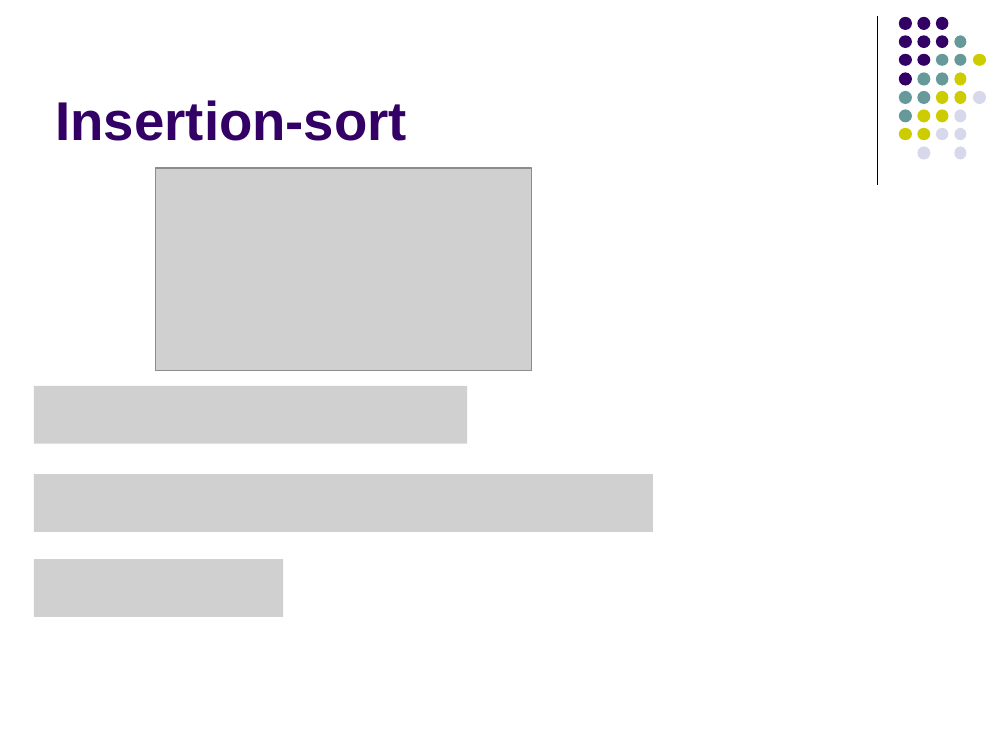
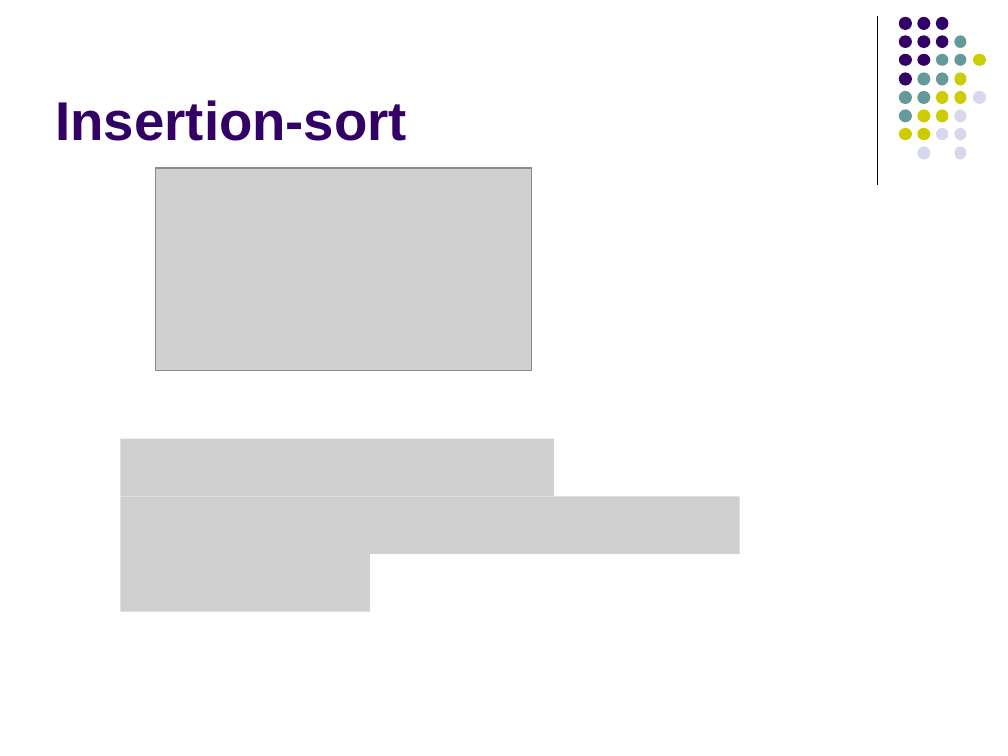
Before and after one commit to Collins-kariuk/Algorithms, a slide deck: slide 55 of Lectures/Lecture 02_Big O.pptx. Drawn at 1008x756 pixels with LibreOffice and Linux fonts; fonts in the diff are those of the drawing; grey boxes stand for pictures. Boxes give left, top, right and bottom in pixels: in the first picture for what was removed or moved away, otherwise in the second. Text is boxed around its words. In the diff, an @@ line names an element or a change of style, - is before the commit and + after.

```diff
--- a/Lectures/Lecture 02_Big O.pptx
+++ b/Lectures/Lecture 02_Big O.pptx
@@ picture removed at <box>34,386,468,444</box> @@
@@ picture added at <box>121,438,554,496</box> @@
@@ picture: place and size @@
-picture at <box>34,474,653,531</box>
+picture at <box>121,496,740,553</box>
@@ picture: place and size @@
-picture at <box>34,559,283,617</box>
+picture at <box>121,554,370,612</box>
```
Also in this commit, not shown: 14 other slides changed.
